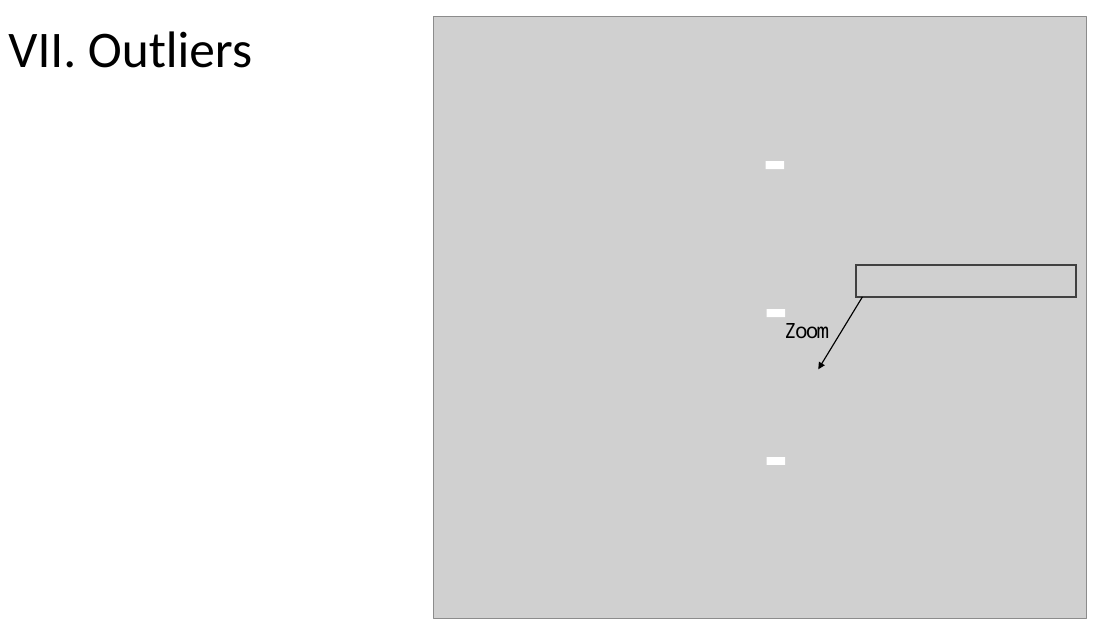
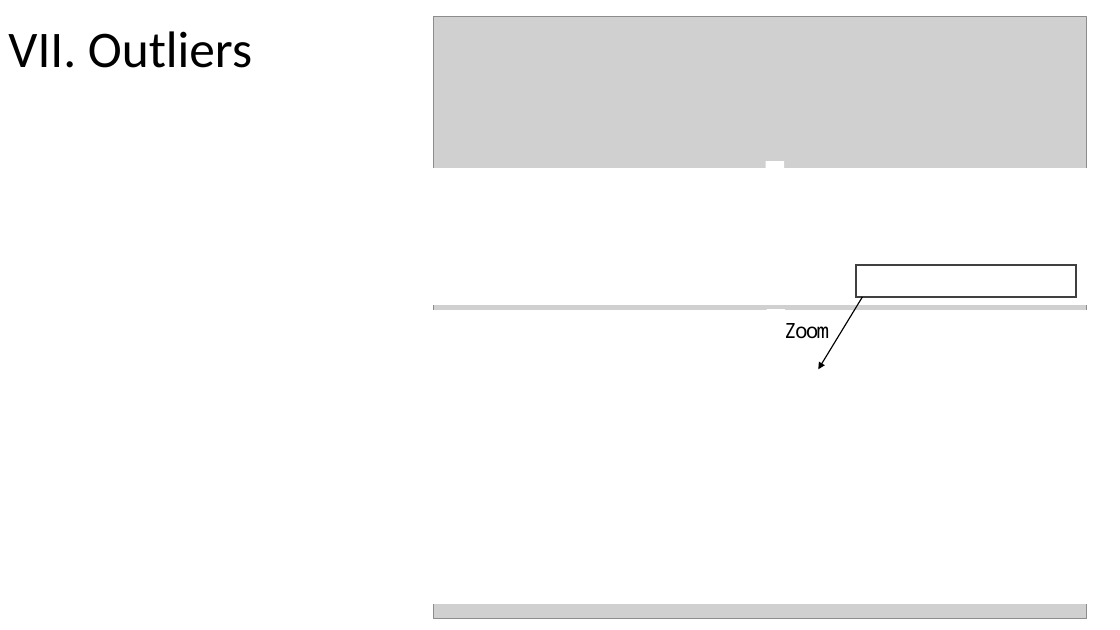
Before and after one commit to alonsovega4776/Bank-Marketing, a slide deck: slide 15 of pres.pptx. Drawn at 1120x630 pixels with LibreOffice and Linux fonts; fonts in the diff are those of the drawing; grey boxes stand for pictures. Boxes give left, top, right and bottom in pixels: in the first picture for what was removed or moved away, otherwise in the second. Text is boxed around its words. In the diff, an @@ line names an element or a change of style, - is before the commit and + after.

```diff
--- a/pres.pptx
+++ b/pres.pptx
@@ rectangle added at <box>414,168,1086,304</box>, fill #FFFFFF, outline #FFFFFF 1 pt @@
@@ rectangle added at <box>414,311,1086,458</box>, fill #FFFFFF, outline #FFFFFF 1 pt @@
@@ rectangle added at <box>423,456,1096,603</box>, fill #FFFFFF, outline #FFFFFF 1 pt @@
```
Also in this commit, not shown: 2 other slides changed.
